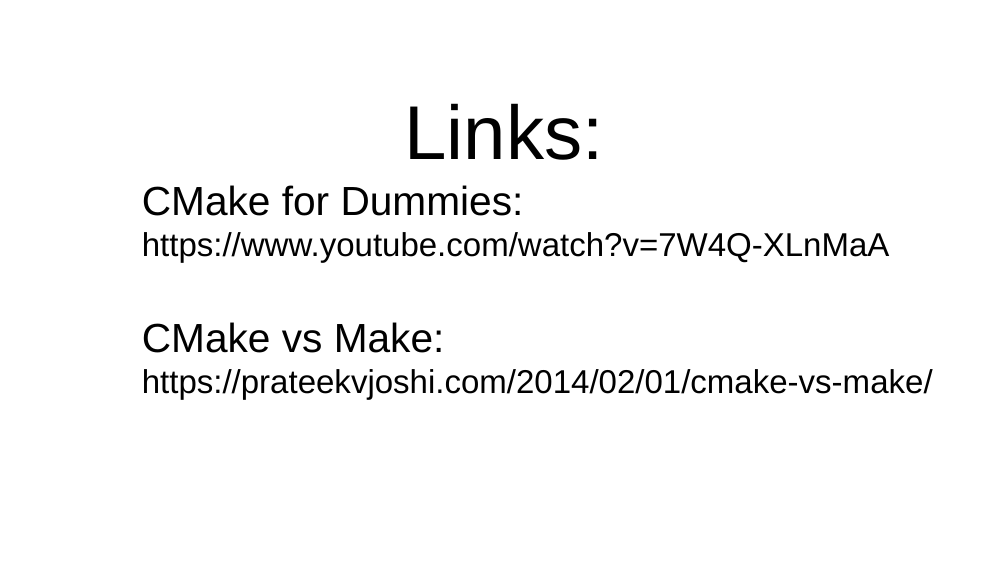
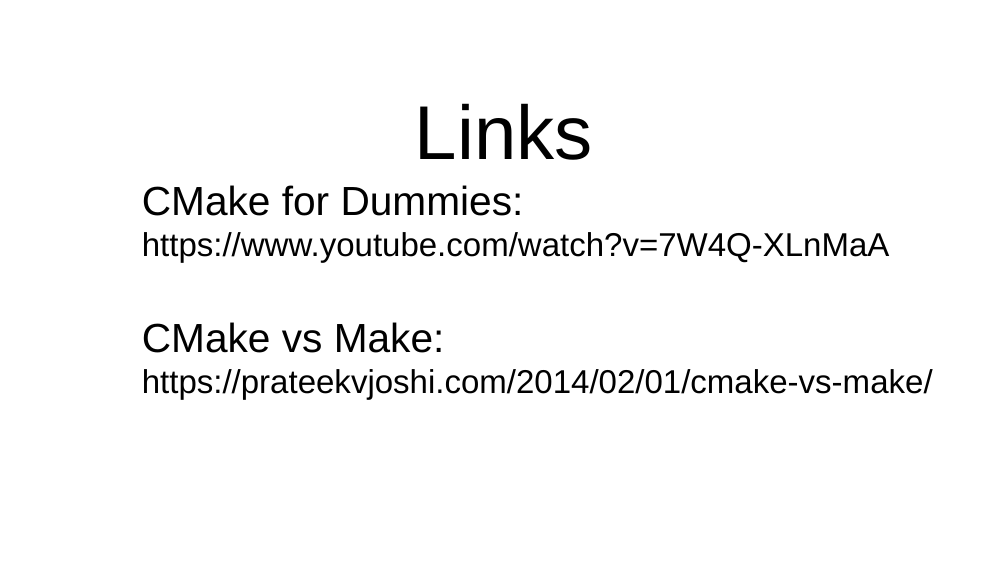
Before and after one commit to dynamic-cast/cmake-101, a slide deck: slide 15 of slides/dynamic_cast-CMake-101.odp (slide 13 before the commit). Drawn at 1008x567 pixels with LibreOffice and Linux fonts; fonts in the diff are those of the drawing; background and template pictures are left out. Boxes give left, top, right and bottom in pixels: in the first picture for what was removed or moved away, otherwise in the second. Text is boxed around its words. In the diff, an @@ line names an element or a change of style, - is before the commit and + after.

```diff
--- a/slides/dynamic_cast-CMake-101.odp
+++ b/slides/dynamic_cast-CMake-101.odp
@@ subtitle at [415,103,593,160]: text changed @@
-Links:
+Links
```
Also in this commit, not shown: 4 other slides changed, 2 slides added, 2 other files.
